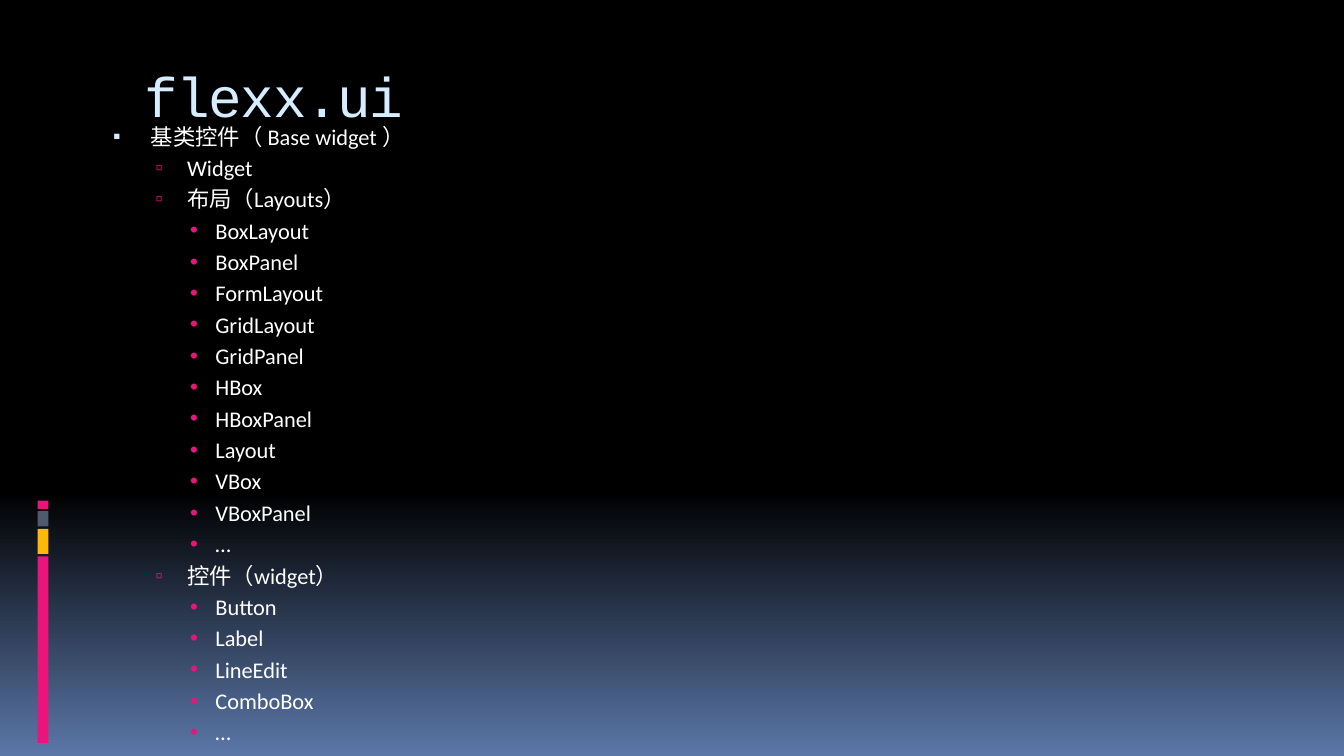
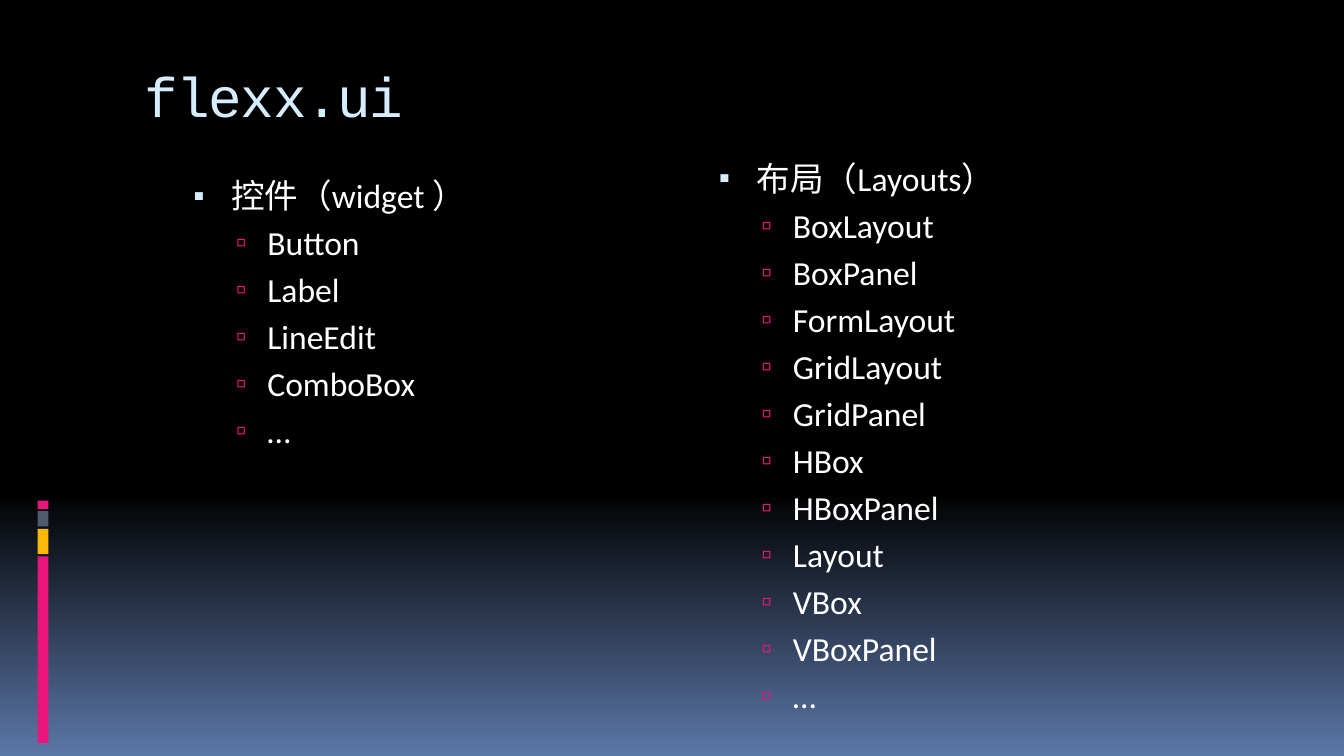
Before and after one commit to 260936767/UpdateServer, a slide deck: slide 27 of flexx_study/report for python&flexx.pptx (slide 13 before the commit). Drawn at 1344x756 pixels with LibreOffice and Linux fonts; fonts in the diff are those of the drawing. Boxes give left, top, right and bottom in pixels: in the first picture for what was removed or moved away, otherwise in the second. Text is boxed around its words. In the diff, an @@ line names an element or a change of style, - is before the commit and + after.

```diff
--- a/flexx_study/report for python&flexx.pptx
+++ b/flexx_study/report for python&flexx.pptx
@@ text at [151,126,377,180]: paragraphs removed @@
-▪ 基类控件（ Base widget ）
-  ▫ Widget
@@ text added at [231,179,424,397], 24 pt, text #FFFFFF @@
+▪ 控件（widget ）
+  ▫ Button
+  ▫ Label
+  ▫ LineEdit
+  ▫ ComboBox
+  ▫ …
@@ text "布局（Layouts）": place and size @@
-text "布局（Layouts）" at [151,126,377,709]
+text "布局（Layouts）" at [757,162,996,662]
@@ text "布局（Layouts）" at [757,162,996,662]: size 16 to 24 pt; bullet ▫ to ▪; list level 2 to 1 in "布局（Layouts）"; bullet colour #EA157A to #D6ECFF; bullet • to ▫; list level 3 to 2 in "BoxLayout"; list level 3 to 2 in "BoxPanel"; list level 3 to 2 in "FormLayout"; list level 3 to 2 in "GridLayout"; list level 3 to 2 in "GridPanel"; list level 3 to 2 in "HBox"; list level 3 to 2 in "HBoxPanel"; list level 3 to 2 in "Layout"; list level 3 to 2 in "VBox"; list level 3 to 2 in "VBoxPanel"; list level 3 to 2 in "…" @@
@@ text at [187,565,338,709]: paragraphs removed @@
-  ▫ 控件（widget）
-    • Button
-    • Label
-    • LineEdit
-    • ComboBox
-    • …
```
Also in this commit, not shown: 4 other slides changed, 18 slides added, 4 slides removed.
